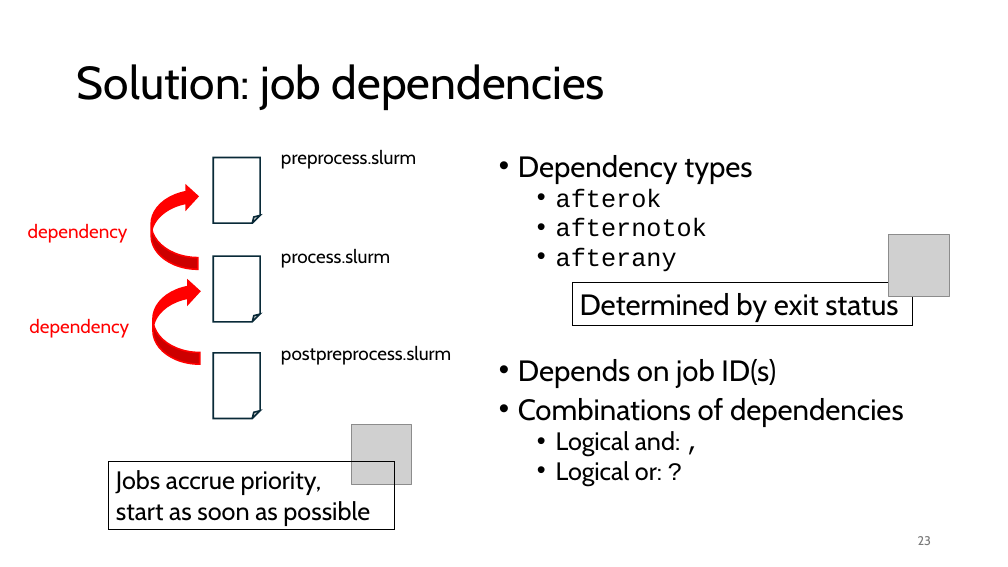
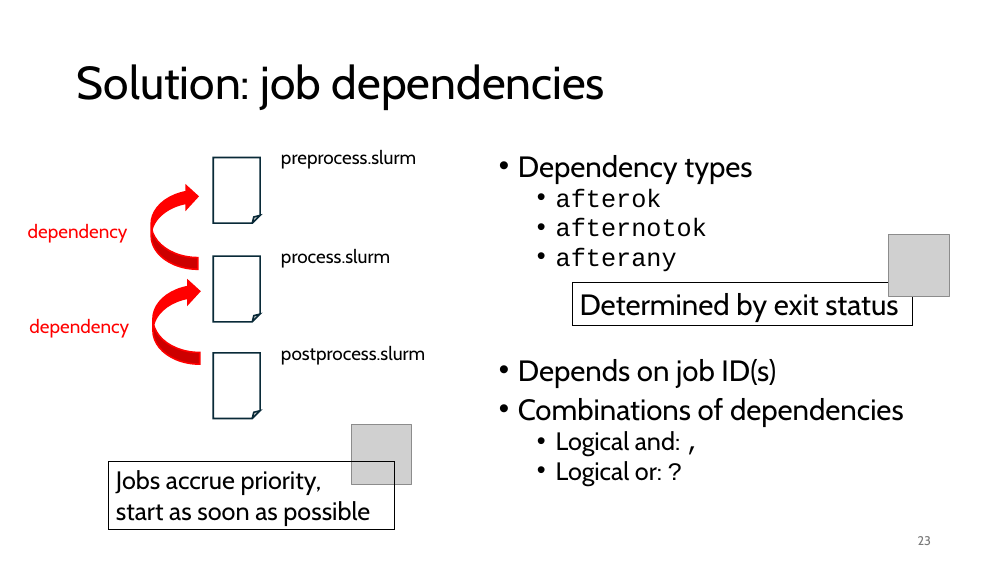
Before and after one commit to gjbex/Workflows-for-HPC, a slide deck: slide 23 of workflow_for_HPC.pptx. Drawn at 1008x567 pixels with LibreOffice and Linux fonts; fonts in the diff are those of the drawing; grey boxes stand for pictures. Boxes give left, top, right and bottom in pixels: in the first picture for what was removed or moved away, otherwise in the second. Text is boxed around its words. In the diff, an @@ line names an element or a change of style, - is before the commit and + after.

Commit message:
Fix typos

```diff
--- a/workflow_for_HPC.pptx
+++ b/workflow_for_HPC.pptx
@@ text at [281,345,425,365]: text changed @@
-postpreprocess.slurm
+postprocess.slurm
```
Also in this commit, not shown: 12 other slides changed.
